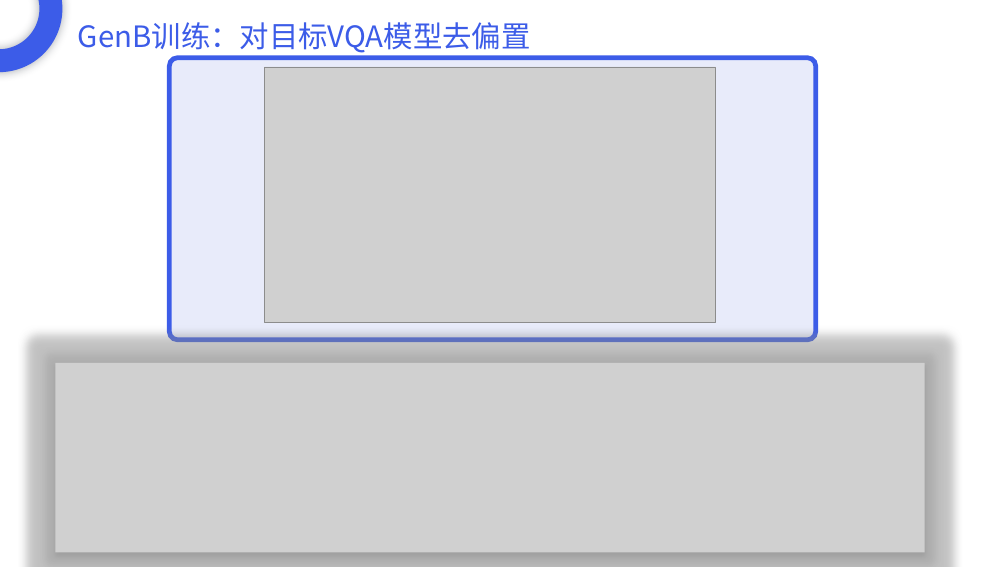
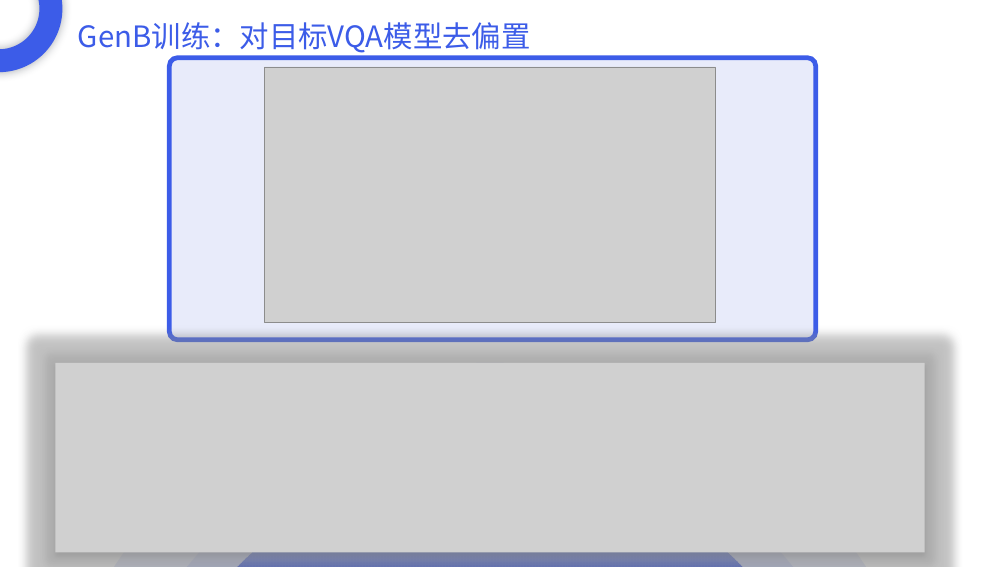
Before and after one commit to Junital/OnePaperChallenge, a slide deck: slide 9 of Visual Question Answer/report/GenB.pptx. Drawn at 1008x567 pixels with LibreOffice and Linux fonts; fonts in the diff are those of the drawing; grey boxes stand for pictures. Boxes give left, top, right and bottom in pixels: in the first picture for what was removed or moved away, otherwise in the second. Text is boxed around its words. In the diff, an @@ line names an element or a change of style, - is before the commit and + after.

```diff
--- a/Visual Question Answer/report/GenB.pptx
+++ b/Visual Question Answer/report/GenB.pptx
@@ ellipse added at (42,363,938,567), fill #4060E8 at 15% opacity @@
@@ ellipse added at (101,422,879,567), fill #4060E8 at 15% opacity @@
@@ ellipse added at (138,460,841,567), fill pattern #4060E8 on #3C5CE8 @@
```
Also in this commit, not shown: 1 other slide changed, 4 other files.
